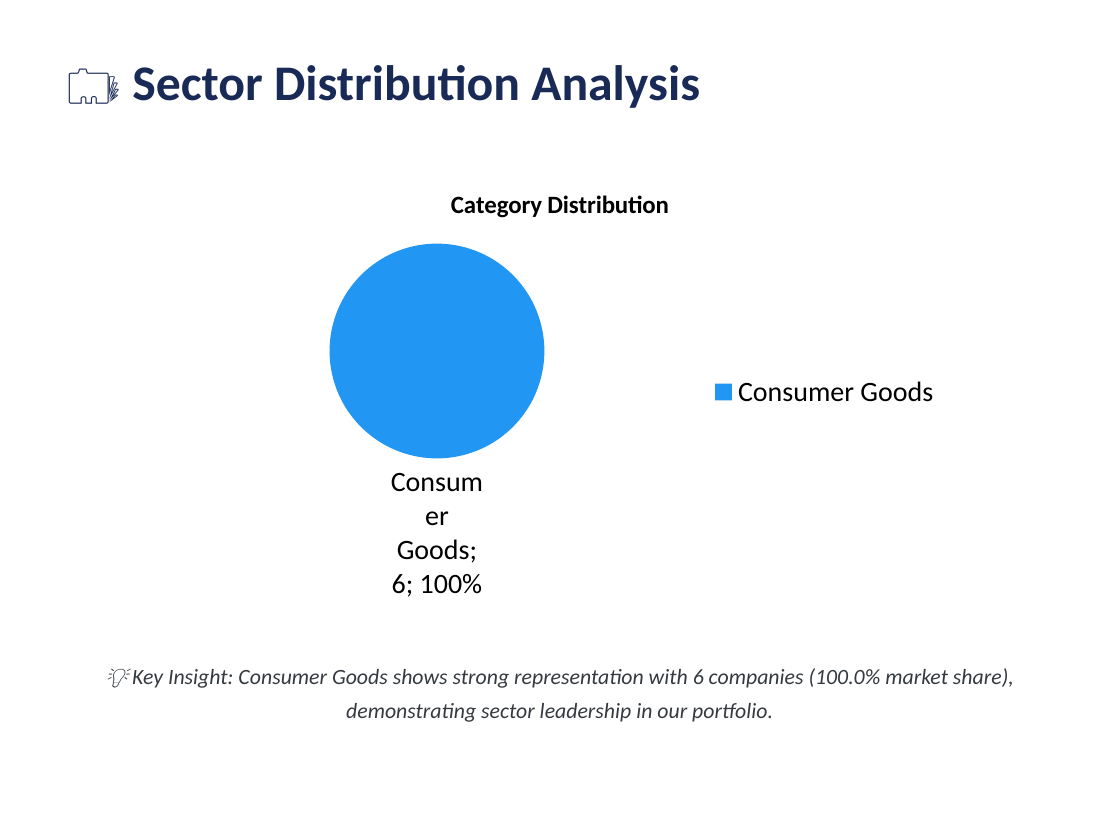
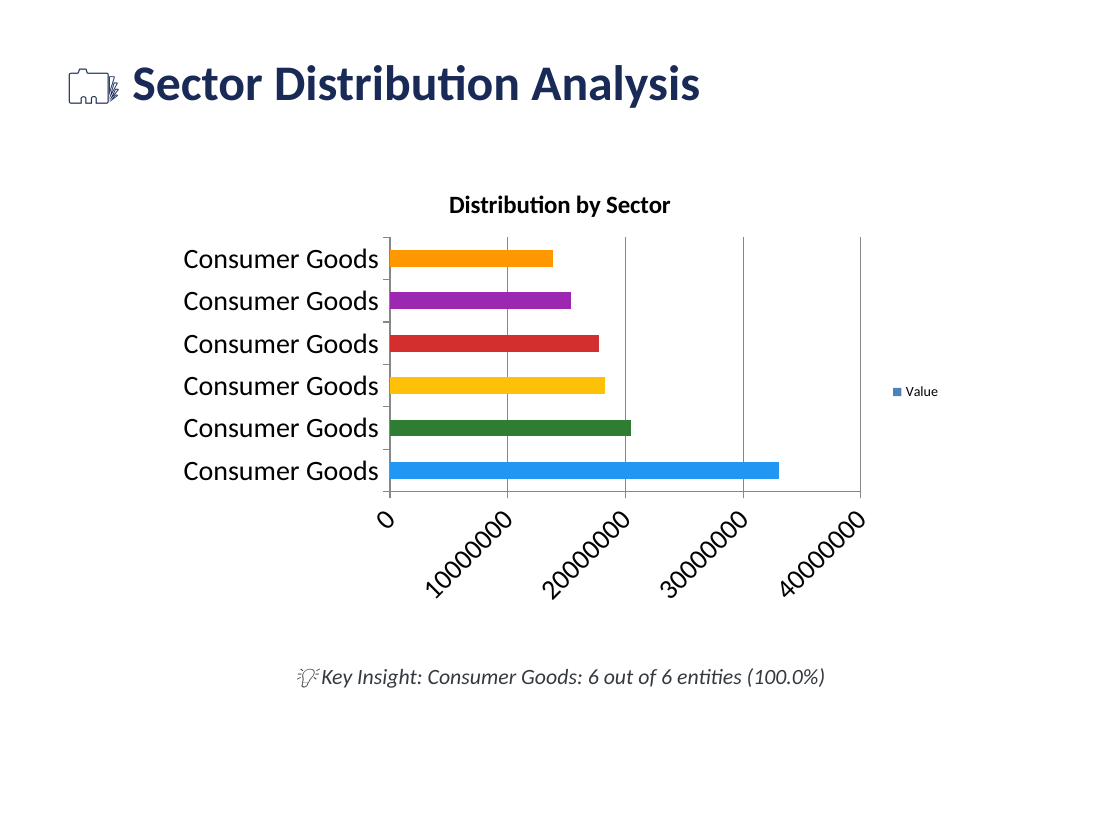
Before and after one commit to gaurav13407/FINEDECK-Excel-to-PPT-, a slide deck: slide 5 of examples/professional_demo/Financials_BASIC_Tier.pptx. Drawn at 1120x840 pixels with LibreOffice and Linux fonts; fonts in the diff are those of the drawing. Boxes give left, top, right and bottom in pixels: in the first picture for what was removed or moved away, otherwise in the second. Text is boxed around its words. In the diff, an @@ line names an element or a change of style, - is before the commit and + after.

```diff
--- a/examples/professional_demo/Financials_BASIC_Tier.pptx
+++ b/examples/professional_demo/Financials_BASIC_Tier.pptx
@@ pie chart at box(168, 168, 952, 616) @@
@@ pie chart to bar chart @@
@@ title "Category Distribution" to "Distribution by Sector" @@
-categories: Consumer Goods
+categories: Consumer Goods, Consumer Goods, Consumer Goods, Consumer Goods, Consumer Goods, Consumer Goods
-Series 1: 6
+Value: 33000000, 21000000, 18000000, 18000000, 15000000, 14000000
@@ data labels of Value removed @@
@@ legend changed @@
@@ category axis changed @@
@@ value axis changed @@
@@ text at box(321, 668, 825, 688): text changed @@
-💡 Key Insight: Consumer Goods shows strong representation with 6 companies (100.0% market share), demonstrating sector leadership in our portfolio.
+💡 Key Insight: Consumer Goods: 6 out of 6 entities (100.0%)
```
Also in this commit, not shown: 2 other slides changed, 29 other files.
